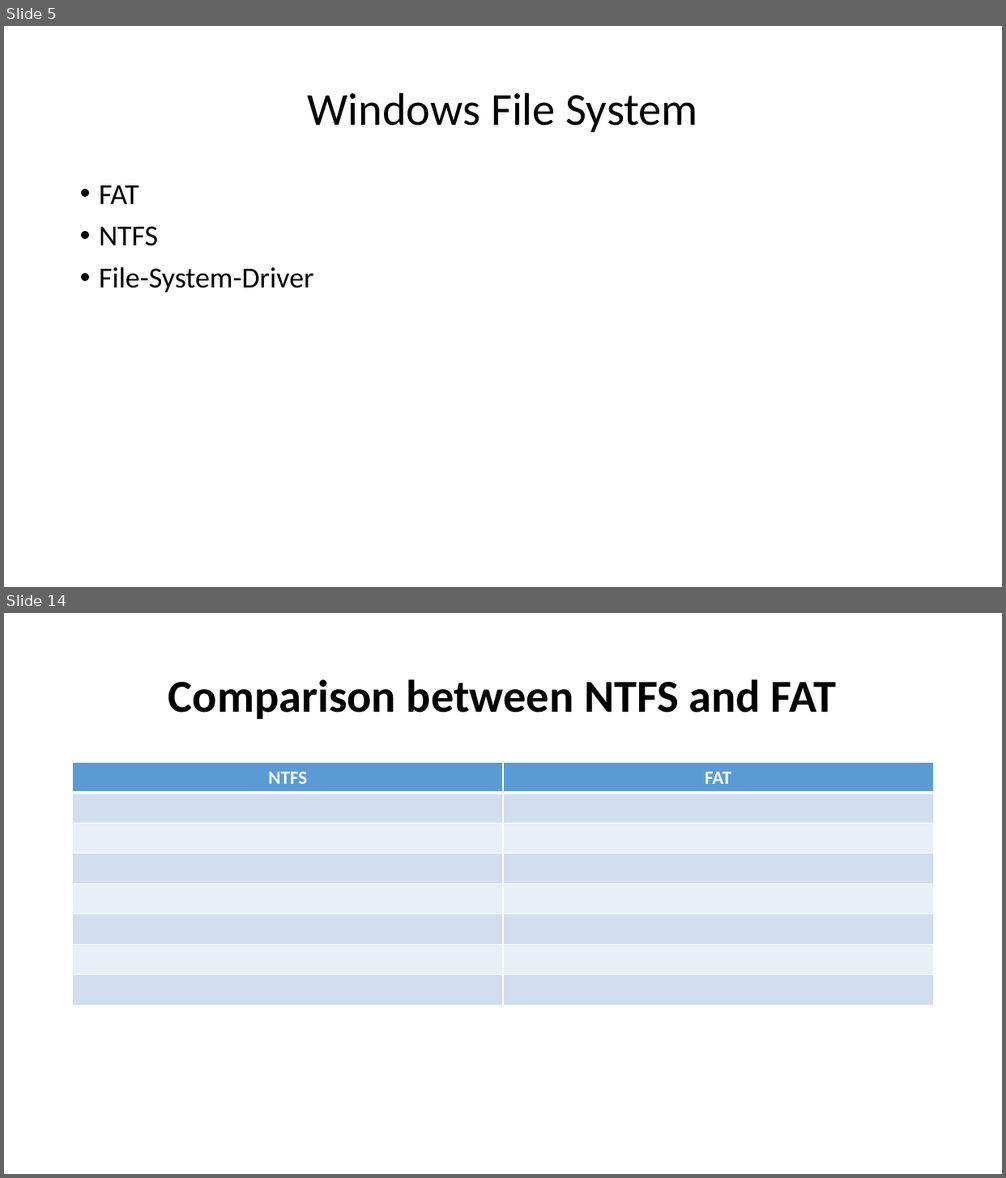
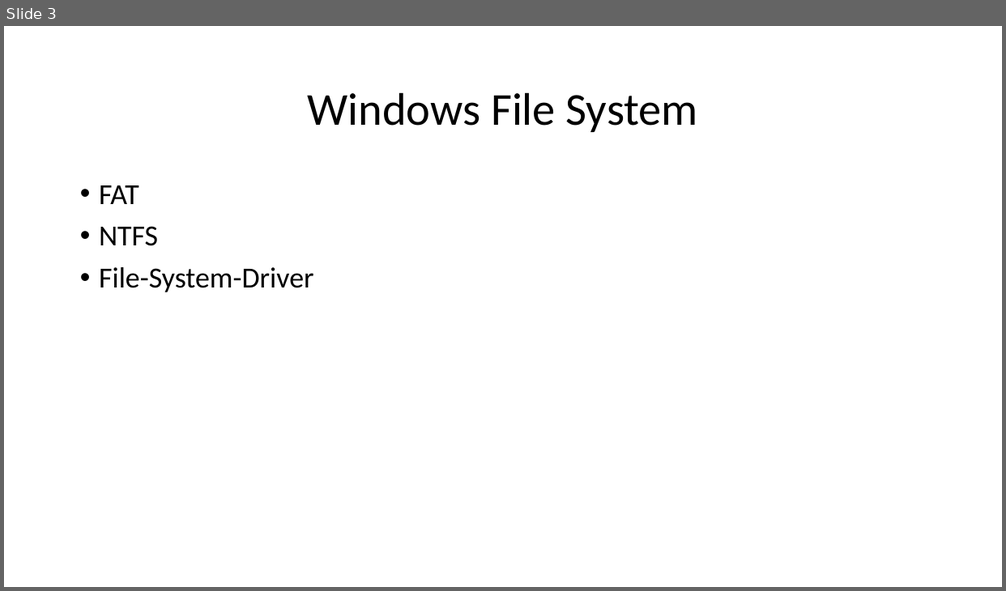
Before and after one commit to amolhadkar71/PPT-s, a slide deck: Types of File System.pptx. Shown one above the other, each under a label of ours: slides 5 and 14 before the commit, slide 3 after it; the slides between them are not shown. The pictures are 1006x1178 and 1006x591 pixels, drawn with LibreOffice and Linux fonts; fonts in the diff are those of the drawing. Boxes give left, top, right and bottom in pixels: in the first picture for what was removed or moved away, otherwise in the second. Text is boxed around its words. In the diff, an @@ line names an element or a change of style, - is before the commit and + after.

```diff
--- a/Types of File System.pptx
+++ b/Types of File System.pptx
@@ slide 14 removed at <box>4,613,1002,1174</box>, background #FFFFFF @@
@@ title removed at <box>168,679,837,719</box> @@
-Comparison between NTFS and FAT
@@ table removed at <box>73,763,934,1005</box>, 8 rows, 2 columns @@
-NTFS | FAT
- | 
- | 
- | 
- | 
- | 
- | 
- | 
@@ what was slide 5 is now slide 3 @@
```
Also in this commit, not shown: 9 slides changed, 2 slides added, 5 other slides removed, 2 other files.
